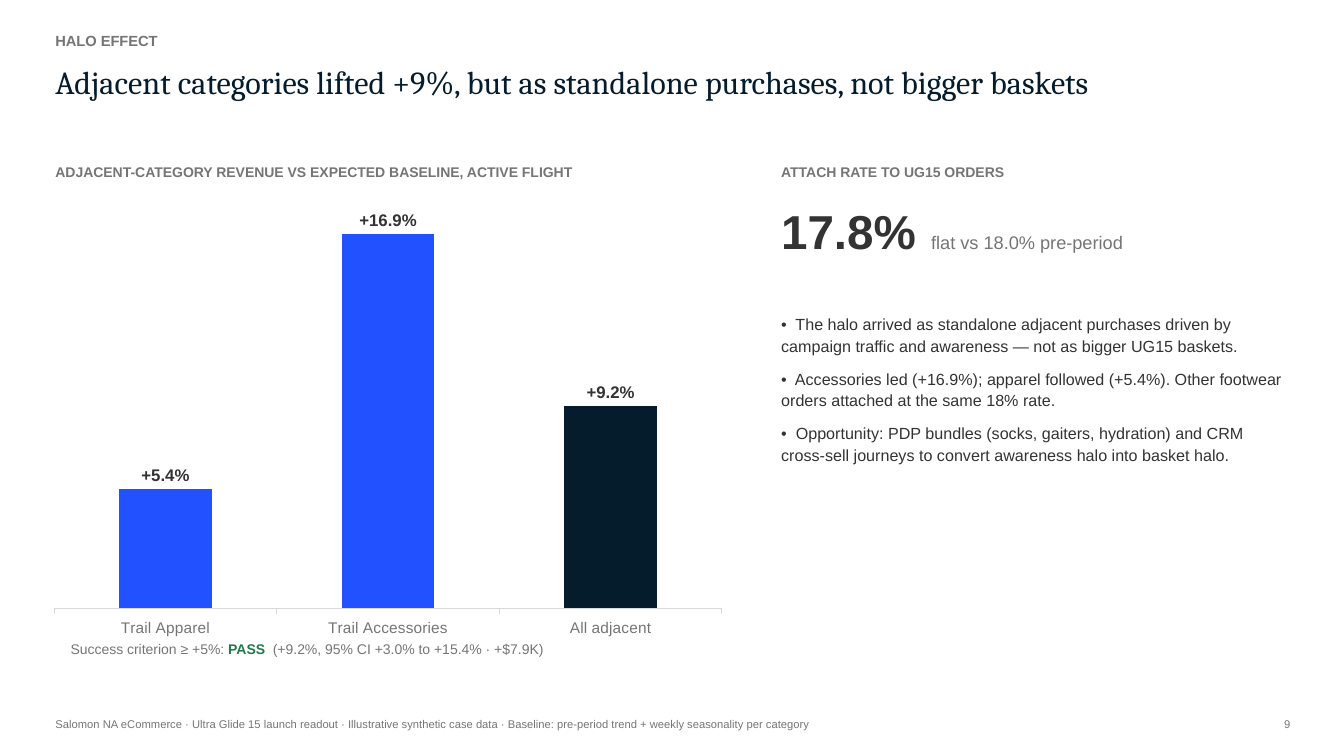
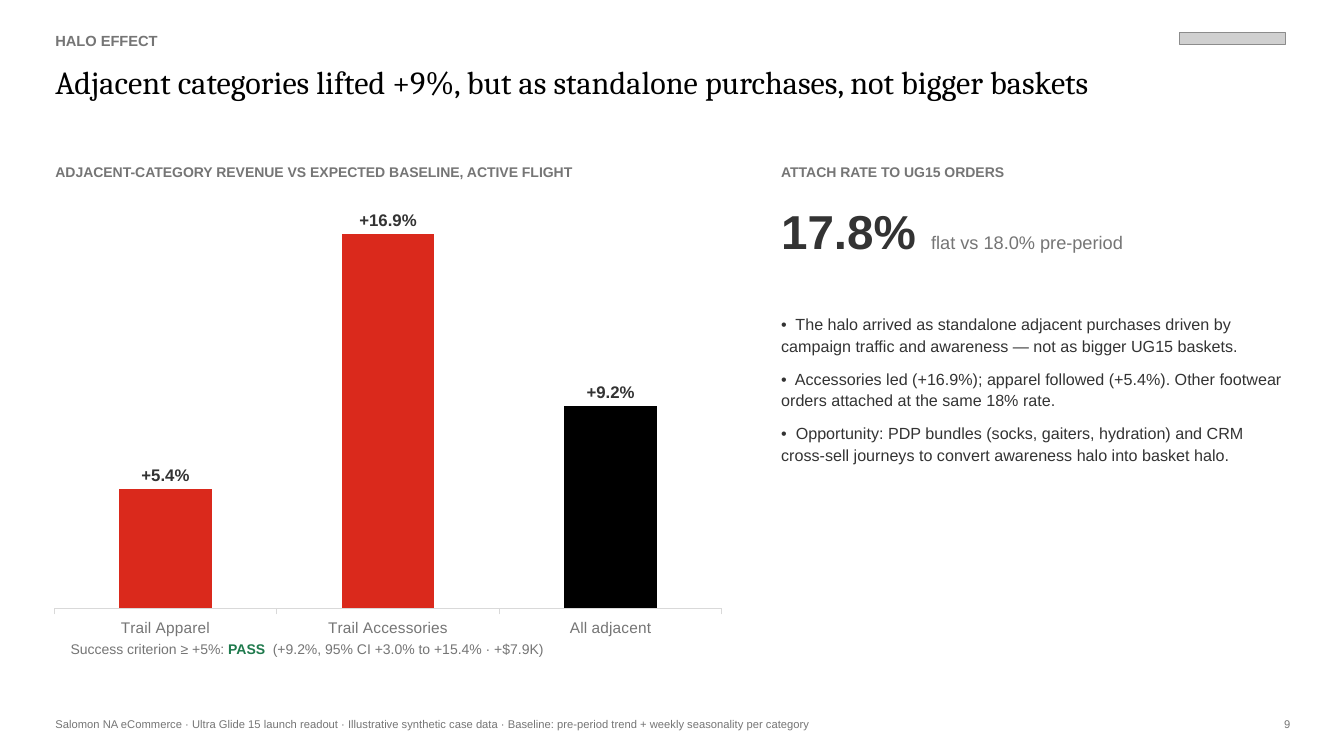
Before and after one commit to andersone17/salomon_case, a slide deck: slide 9 of deliverables/UG15_Campaign_Readout.pptx. Drawn at 1344x756 pixels with LibreOffice and Linux fonts; fonts in the diff are those of the drawing; grey boxes stand for pictures. Boxes give left, top, right and bottom in pixels: in the first picture for what was removed or moved away, otherwise in the second. Text is boxed around its words. In the diff, an @@ line names an element or a change of style, - is before the commit and + after.

```diff
--- a/deliverables/UG15_Campaign_Readout.pptx
+++ b/deliverables/UG15_Campaign_Readout.pptx
@@ picture added at (1180,32,1286,44) @@
@@ text "Adjacent categories lifted +9%, but ..." at (55,71,1088,101): text colour #051C2C to #000000 @@
@@ column chart at (40,202,736,645) @@
@@ colour of Series 1 #4F81BD to #DA291C @@
@@ colours of single points changed @@
```
Also in this commit, not shown: 12 other slides changed, 11 other files.
